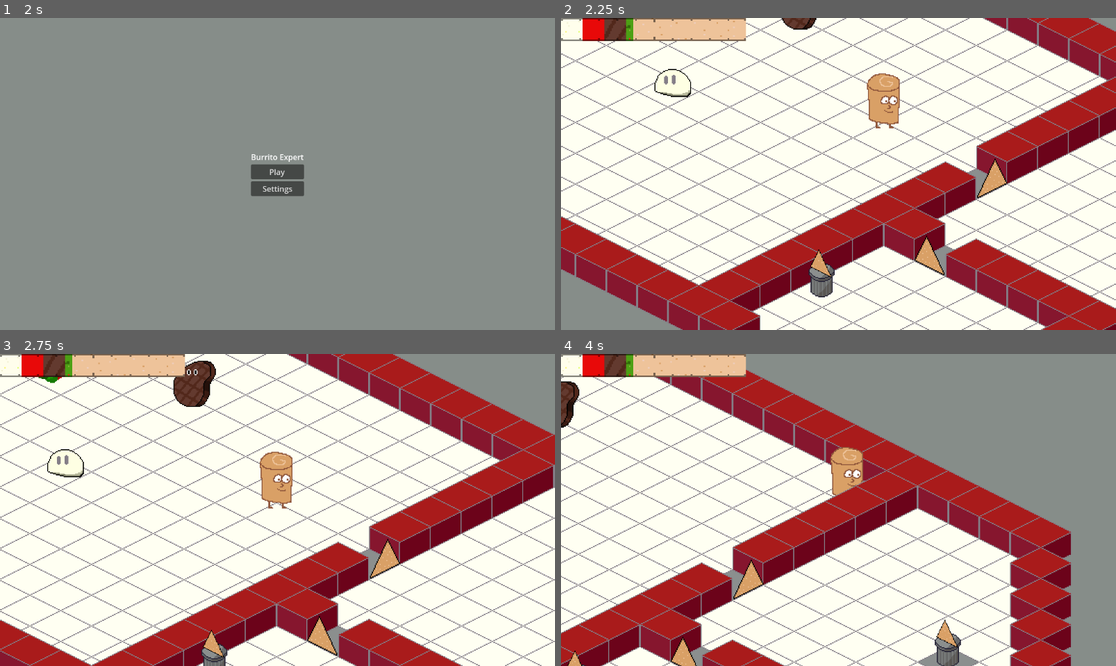
Above: before the commit, frames 1-4 (two rows, left to right).
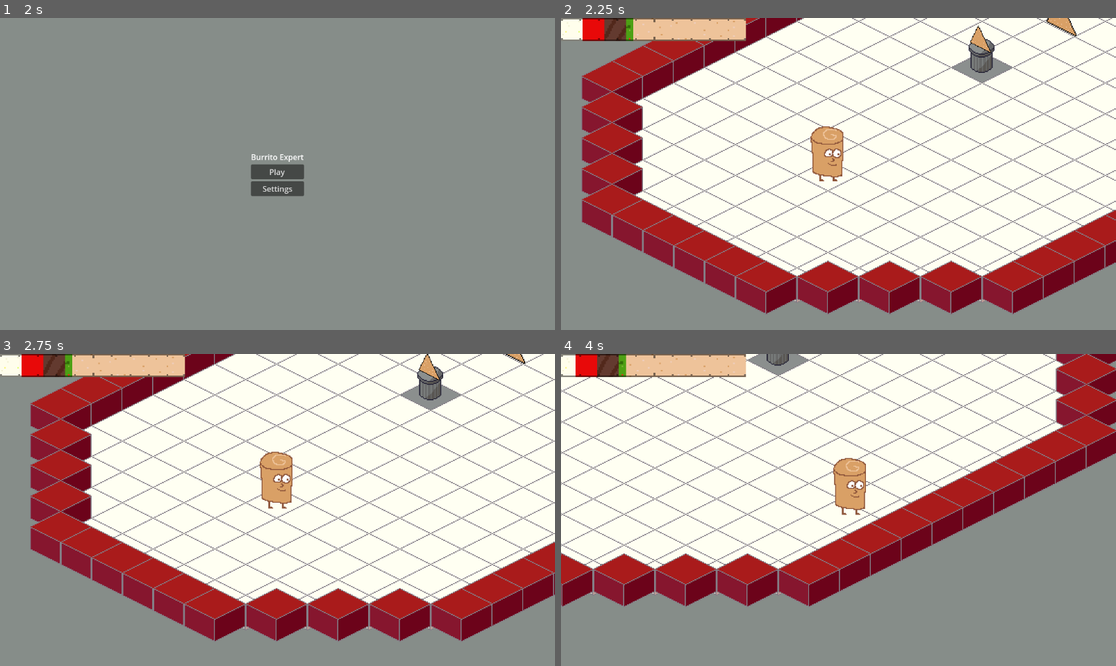
Above: after the commit, the same moments.

Repository: JordanLevy/LudumDare54
Game: Godot game, scene res://Scenes/MainMenu.tscn
Two runs of this game, one before a commit and one after it. Both use one fixed random seed, a clock stepped at 60 frames per second and the inputs below.
Inputs (mouse positions are in pixels of both pictures, inside the frame that each line leads up to):
- Up to frame 1 (2 s): click "Settings" at 0.5 s; click "Back to Main Menu" at 1.25 s
- Up to frame 2 (2.25 s): click "Play" at 2 s
- Up to frame 3 (2.75 s): no input
- Up to frame 4 (4 s): move the mouse to (960, 494) at 2.77 s; hold Right (ui_right) 2.78-3.53 s; hold Right mouse button (fire_cream) 2.78-3.53 s; tap Shift (fire_meat) at 3.05, 3.6 s; move the mouse to (727, 525) at 3.52 s; hold Down (ui_down) from 3.53 s (still down); click (727, 525) at 3.8 s

Frame 1 is identical in both runs. In frame 2, 57% of the frame differs, in the area x 0-100%, y 0-100%; in frame 3, 63%; in frame 4, 70%.

Commit message:
Added player door

Diff:
--- a/Scenes/Doors/Door.tscn
+++ b/Scenes/Doors/Door.tscn
@@ -91,6 +91,10 @@
 [sub_resource type="RectangleShape2D" id="RectangleShape2D_sgaox"]
 size = Vector2(31.3034, 1.79759)
 
+[sub_resource type="CapsuleShape2D" id="CapsuleShape2D_qkcr3"]
+radius = 28.6291
+height = 82.4685
+
 [node name="Door" type="CharacterBody2D"]
 y_sort_enabled = true
 position = Vector2(0, -16)
@@ -109,3 +113,13 @@
 position = Vector2(-17, 18)
 rotation = 0.453786
 shape = SubResource("RectangleShape2D_sgaox")
+
+[node name="Area2D" type="Area2D" parent="."]
+
+[node name="CollisionShape2D" type="CollisionShape2D" parent="Area2D"]
+position = Vector2(-34, 40)
+rotation = 2.02458
+shape = SubResource("CapsuleShape2D_qkcr3")
+
+[connection signal="body_entered" from="Area2D" to="." method="_on_area_2d_body_entered"]
+[connection signal="body_exited" from="Area2D" to="." method="_on_area_2d_body_exited"]
--- /dev/null
+++ b/Scenes/Doors/PlayerDoor1.tscn
@@ -0,0 +1,10 @@
+[gd_scene load_steps=2 format=3 uid="uid://cdsiukdmeeghn"]
+
+[ext_resource type="PackedScene" uid="uid://d4l0jkj7yd0li" path="res://Scenes/Doors/Door.tscn" id="1_hbmvy"]
+
+[node name="PlayerDoor1" type="Node2D"]
+y_sort_enabled = true
+
+[node name="Door" parent="." instance=ExtResource("1_hbmvy")]
+criteria_type = 1
+criteria = Array[int]([5, 5, 5, 5])
--- /dev/null
+++ b/Scenes/IngredientsBar.tscn
@@ -0,0 +1,52 @@
+[gd_scene load_steps=8 format=3 uid="uid://57peuvssmvoh"]
+
+[ext_resource type="Script" path="res://Scripts/IngredientsBar.gd" id="1_atvby"]
+[ext_resource type="Texture2D" uid="uid://ymkmnhqc73hy" path="res://Assets/IngredientsBar/Under.png" id="2_yrucq"]
+[ext_resource type="Texture2D" uid="uid://clpaj0sm6gfli" path="res://Assets/IngredientsBar/Cream.png" id="3_t8dwr"]
+[ext_resource type="Texture2D" uid="uid://d4gj0drigpvig" path="res://Assets/IngredientsBar/Spice.png" id="4_7n6vb"]
+[ext_resource type="Texture2D" uid="uid://b3wa33333ttyo" path="res://Assets/IngredientsBar/Meat.png" id="5_asjs2"]
+[ext_resource type="Texture2D" uid="uid://b10ly5ir2vidv" path="res://Assets/IngredientsBar/Guac.png" id="6_h6br8"]
+[ext_resource type="Texture2D" uid="uid://bn2u6l6jtfrg3" path="res://Assets/IngredientsBar/Over.png" id="7_hicbj"]
+
+[node name="IngredientsBar" type="Control"]
+layout_mode = 3
+anchors_preset = 0
+offset_right = 40.0
+offset_bottom = 40.0
+script = ExtResource("1_atvby")
+
+[node name="Under" type="TextureRect" parent="."]
+layout_mode = 0
+offset_right = 128.0
+offset_bottom = 16.0
+texture = ExtResource("2_yrucq")
+
+[node name="CreamBar" type="TextureProgressBar" parent="."]
+layout_mode = 0
+offset_right = 128.0
+offset_bottom = 16.0
+texture_progress = ExtResource("3_t8dwr")
+
+[node name="SpiceBar" type="TextureProgressBar" parent="."]
+layout_mode = 0
+offset_right = 128.0
+offset_bottom = 16.0
+texture_progress = ExtResource("4_7n6vb")
+
+[node name="MeatBar" type="TextureProgressBar" parent="."]
+layout_mode = 0
+offset_right = 128.0
+offset_bottom = 16.0
+texture_progress = ExtResource("5_asjs2")
+
+[node name="GuacBar" type="TextureProgressBar" parent="."]
+layout_mode = 0
+offset_right = 128.0
+offset_bottom = 16.0
+texture_progress = ExtResource("6_h6br8")
+
+[node name="Over" type="TextureRect" parent="."]
+layout_mode = 0
+offset_right = 128.0
+offset_bottom = 16.0
+texture = ExtResource("7_hicbj")
--- a/Scenes/NachoSwitch.tscn
+++ b/Scenes/NachoSwitch.tscn
@@ -68,8 +68,8 @@
 "speed": 5.0
 }]
 
-[sub_resource type="CircleShape2D" id="CircleShape2D_upu1j"]
-radius = 7.0
+[sub_resource type="CapsuleShape2D" id="CapsuleShape2D_ak1ic"]
+height = 38.0
 
 [sub_resource type="CapsuleShape2D" id="CapsuleShape2D_m05wb"]
 radius = 5.0
@@ -95,8 +95,8 @@
 collision_mask = 32
 
 [node name="CollisionShape2D" type="CollisionShape2D" parent="Area2D"]
-position = Vector2(-2, -27)
-shape = SubResource("CircleShape2D_upu1j")
+position = Vector2(-1, -28)
+shape = SubResource("CapsuleShape2D_ak1ic")
 
 [node name="CollisionShape2D" type="CollisionShape2D" parent="."]
 position = Vector2(0, -5)
--- a/Scenes/Tutorial.tscn
+++ b/Scenes/Tutorial.tscn
@@ -1,12 +1,6 @@
-[gd_scene load_steps=30 format=3 uid="uid://bqv6ts267n2eq"]
+[gd_scene load_steps=25 format=3 uid="uid://bqv6ts267n2eq"]
 
-[ext_resource type="Script" path="res://Scripts/IngredientsBar.gd" id="1_4rcln"]
-[ext_resource type="Texture2D" uid="uid://ymkmnhqc73hy" path="res://Assets/IngredientsBar/Under.png" id="2_nrk5q"]
-[ext_resource type="Texture2D" uid="uid://clpaj0sm6gfli" path="res://Assets/IngredientsBar/Cream.png" id="3_fcw5j"]
-[ext_resource type="Texture2D" uid="uid://d4gj0drigpvig" path="res://Assets/IngredientsBar/Spice.png" id="4_eawlf"]
-[ext_resource type="Texture2D" uid="uid://b3wa33333ttyo" path="res://Assets/IngredientsBar/Meat.png" id="5_brf03"]
-[ext_resource type="Texture2D" uid="uid://b10ly5ir2vidv" path="res://Assets/IngredientsBar/Guac.png" id="6_ecgd4"]
-[ext_resource type="Texture2D" uid="uid://bn2u6l6jtfrg3" path="res://Assets/IngredientsBar/Over.png" id="7_wm72h"]
+[ext_resource type="PackedScene" uid="uid://57peuvssmvoh" path="res://Scenes/IngredientsBar.tscn" id="1_k0ily"]
 [ext_resource type="PackedScene" uid="uid://c55mpc0awlaxg" path="res://Scenes/NachoSwitch.tscn" id="8_0nl3f"]
 [ext_resource type="PackedScene" uid="uid://slughw6gxek1" path="res://Scenes/Doors/MeatDoorFlip.tscn" id="8_a6sd6"]
 [ext_resource type="PackedScene" uid="uid://dirm853ccicvy" path="res://Scenes/Doors/CreamDoor.tscn" id="9_8ve6h"]
@@ -23,6 +17,7 @@
 [ext_resource type="PackedScene" uid="uid://drnmc3d3oe2uo" path="res://Scenes/Monsters/SpiceMonster.tscn" id="21_txwwe"]
 [ext_resource type="PackedScene" uid="uid://bn4rqxygnm7gc" path="res://Scenes/Monsters/CreamMonster.tscn" id="22_wd1s6"]
 [ext_resource type="PackedScene" uid="uid://dlhqnm2bdiyj0" path="res://Scenes/Monsters/MeatMonster.tscn" id="23_6hlu8"]
+[ext_resource type="PackedScene" uid="uid://cdsiukdmeeghn" path="res://Scenes/Doors/PlayerDoor1.tscn" id="24_11qmx"]
 
 [sub_resource type="TileSetScenesCollectionSource" id="TileSetScenesCollectionSource_nimmk"]
 resource_name = "Doors"
@@ -102,47 +97,7 @@
 offset_bottom = 40.0
 scale = Vector2(3, 3)
 
-[node name="IngredientsBar" type="Control" parent="CanvasLayer/Control"]
-anchors_preset = 0
-offset_right = 40.0
-offset_bottom = 40.0
-script = ExtResource("1_4rcln")
-
-[node name="Under" type="TextureRect" parent="CanvasLayer/Control/IngredientsBar"]
-layout_mode = 0
-offset_right = 128.0
-offset_bottom = 16.0
-texture = ExtResource("2_nrk5q")
-
-[node name="CreamBar" type="TextureProgressBar" parent="CanvasLayer/Control/IngredientsBar"]
-layout_mode = 0
-offset_right = 128.0
-offset_bottom = 16.0
-texture_progress = ExtResource("3_fcw5j")
-
-[node name="SpiceBar" type="TextureProgressBar" parent="CanvasLayer/Control/IngredientsBar"]
-layout_mode = 0
-offset_right = 128.0
-offset_bottom = 16.0
-texture_progress = ExtResource("4_eawlf")
-
-[node name="MeatBar" type="TextureProgressBar" parent="CanvasLayer/Control/IngredientsBar"]
-layout_mode = 0
-offset_right = 128.0
-offset_bottom = 16.0
-texture_progress = ExtResource("5_brf03")
-
-[node name="GuacBar" type="TextureProgressBar" parent="CanvasLayer/Control/IngredientsBar"]
-layout_mode = 0
-offset_right = 128.0
-offset_bottom = 16.0
-texture_progress = ExtResource("6_ecgd4")
-
-[node name="Over" type="TextureRect" parent="CanvasLayer/Control/IngredientsBar"]
-layout_mode = 0
-offset_right = 128.0
-offset_bottom = 16.0
-texture = ExtResource("7_wm72h")
+[node name="IngredientsBar" parent="CanvasLayer/Control" instance=ExtResource("1_k0ily")]
 
 [node name="TileMap" type="TileMap" parent="."]
 y_sort_enabled = true
@@ -165,7 +120,7 @@
 script = ExtResource("14_pdgxh")
 
 [node name="Player" parent="." instance=ExtResource("15_ii6tu")]
-position = Vector2(449, -429)
+position = Vector2(-95, 83)
 collision_mask = 29
 
 [node name="SpiceMonster" parent="." instance=ExtResource("21_txwwe")]
@@ -191,3 +146,6 @@
 rotation = -0.453786
 scale = Vector2(7.61, 7.61)
 next_state = 2
+
+[node name="PlayerDoor1" parent="." instance=ExtResource("24_11qmx")]
+position = Vector2(163, -79)
--- a/Scripts/Door.gd
+++ b/Scripts/Door.gd
@@ -4,12 +4,23 @@
 
 var animated_sprite: AnimatedSprite2D
 var collision_shape: CollisionShape2D
+
+
+enum CriteriaType {
+	NachoCount = 0,
+	PlayerIngredients = 1
+}
+@export var criteria_type: CriteriaType = CriteriaType.NachoCount
 @export var criteria: Array[int] = [1, 0, 0, 0]
 var is_open: bool = false
+var player: Player
+var player_in_range: bool = false
 
 func _ready():
+	player = get_tree().get_root().get_node("Node2D/Player")
 	animated_sprite = get_node("AnimatedSprite2D")
 	collision_shape = get_node("CollisionShape2D")
+	player.ingredients_changed.connect(on_ingredients_changed)
 	GlobalManager.nacho_activated.connect(nacho_switch_activated)
 	enable_collision()
 
@@ -39,14 +50,43 @@
 func disable_collision():
 	collision_shape.disabled = true
 
-func meets_criteria():
+func meets_nacho_criteria():
 	for i in range(criteria.size()):
 		if GlobalManager.nacho_count[i] < criteria[i]:
 			return false
 	return true
 
+func meets_player_criteria():
+	print(player.ingredients)
+	for i in range(criteria.size()):
+		if player.ingredients[i] != criteria[i]:
+			return false
+	return true
+
+
 func nacho_switch_activated():
-	if meets_criteria():
+	if criteria_type != CriteriaType.NachoCount:
+		return
+	if meets_nacho_criteria():
 		open()
 	else:
 		close()
+
+func on_ingredients_changed(ingredients):
+	if player_in_range:
+		try_open_player_door()
+
+func try_open_player_door():
+	if criteria_type != CriteriaType.PlayerIngredients:
+		return
+	if meets_player_criteria():
+		open()
+
+func _on_area_2d_body_entered(body):
+	player_in_range = true
+	if body is Player:
+		try_open_player_door()
+
+
+func _on_area_2d_body_exited(body):
+	player_in_range = false
--- a/Scripts/GlobalManager.gd
+++ b/Scripts/GlobalManager.gd
@@ -126,7 +126,7 @@
 		checkpoint = "res://Scenes/Tutorial.tscn"
 		loss_method = LossMethod.NONE
 		loss_ingredient = IngredientType.PLAIN
-		infinite_ingredients = true
+		infinite_ingredients = false
 		get_tree().change_scene_to_file(checkpoint)
 	elif state == GameState.LEVEL1:
 		checkpoint = "res://Scenes/Level1.tscn"
--- a/Scripts/IngredientsBar.gd
+++ b/Scripts/IngredientsBar.gd
@@ -14,7 +14,6 @@
 
 func _on_ingredients_changed(ingredients):
 	var total: float = 0;
-	print(ingredients)
 	for i in range(0, GlobalManager.IngredientType.GUAC + 1):
 		bars[i].value = ingredients[i]
 		bars[i].position.x = total
--- a/Scripts/NachoSwitch.gd
+++ b/Scripts/NachoSwitch.gd
@@ -18,13 +18,10 @@
 	GlobalManager.nacho_count[nacho.frame] -= 1
 	GlobalManager.nacho_count[ingredient] += 1
 	nacho.frame = ingredient
-	print("emit", GlobalManager.nacho_count)
 	GlobalManager.nacho_activated.emit()
 
 func _on_area_2d_body_entered(body):
-	print(body.position)
 	if body is Projectile:
 		change_topping(body.ingredient_type)
 		GlobalManager.play_sound_effect(GlobalManager.SoundType.HIT_NACHO, body.ingredient_type, self)
-		print("b", body)
 		body.on_hit()
--- a/Scripts/PlayerController.gd
+++ b/Scripts/PlayerController.gd
@@ -116,14 +116,14 @@
 	if ingredients[ingredient] - cost <= 0:
 
 		ingredients[ingredient] = 0
-		emit_signal("ingredients_changed", ingredients)
+		ingredients_changed.emit(ingredients)
 		GlobalManager.loss_method = GlobalManager.LossMethod.UNDERFILL
 		GlobalManager.loss_ingredient = ingredient
 		death_timer.start()
 		is_dead = true
 		return
 	ingredients[ingredient] -= cost
-	emit_signal("ingredients_changed", ingredients)
+	ingredients_changed.emit(ingredients)
 
 func sum(arr: Array):
 	var total = 0
Not shown: 1 places in Scenes/Doors/Door.tscn that only renumber resources
